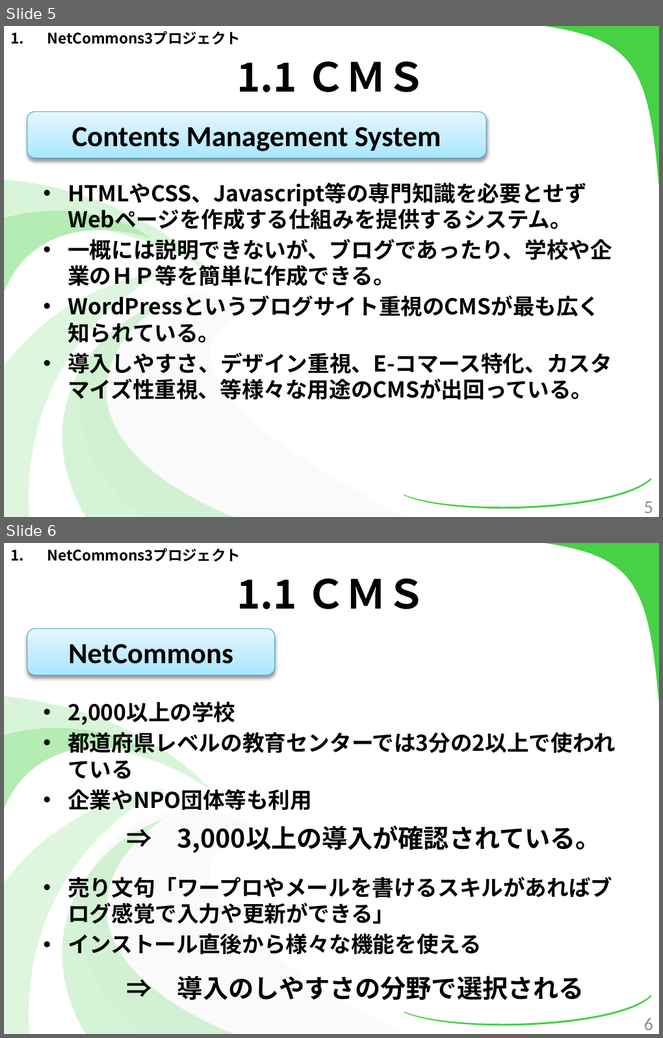
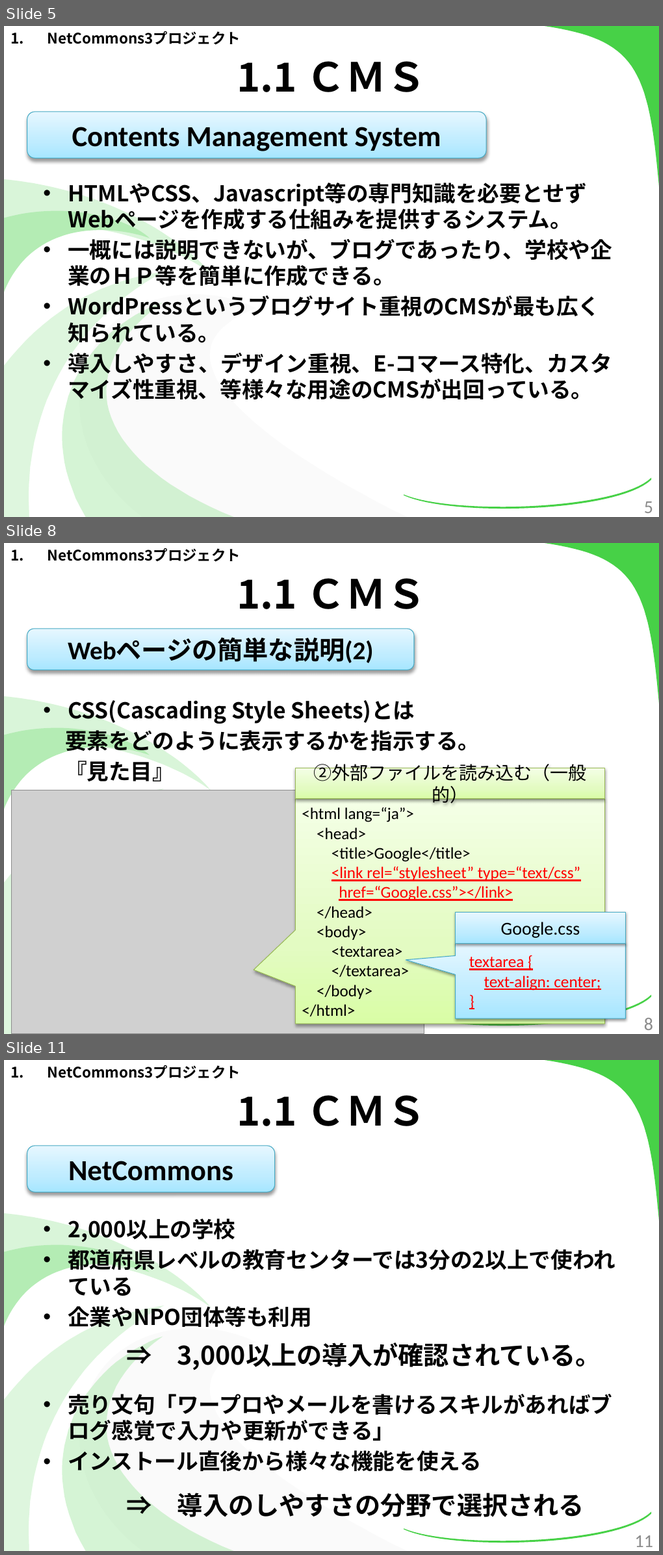
Before and after one commit to kotaro0717/Report-Management, a slide deck: PowerPoint/report_hokada.pptx. Shown one above the other, each under a label of ours: slides 5 and 6 before the commit, slides 5, 8 and 11 after it; the slides between them are not shown. The pictures are 663x1038 and 663x1555 pixels, drawn with LibreOffice and Linux fonts; fonts in the diff are those of the drawing; grey boxes stand for pictures. Boxes give left, top, right and bottom in pixels: in the first picture for what was removed or moved away, otherwise in the second. Text is boxed around its words. In the diff, an @@ line names an element or a change of style, - is before the commit and + after.

Commit message:
パワポWebページの説明追加中

```diff
--- a/PowerPoint/report_hokada.pptx
+++ b/PowerPoint/report_hokada.pptx
@@ slide 8 added at (4, 543, 659, 1034), background #FFFFFF; not listed: 7 template elements that a slide beside it also shows @@
@@ text added at (48, 548, 241, 562), 16 pt, text #000000, bold @@
+1. NetCommons3プロジェクト
@@ title added at (237, 578, 426, 609), 44 pt, text #000000, bold @@
+1.1 ＣＭＳ
@@ rounded rectangle added at (27, 629, 414, 670), fill gradient #A7E6FF to #C1EDFF to #E7F8FF, outline #46AAC5 0.75 pt, 28 pt, text #000000, bold @@
+Webページの簡単な説明(2)
@@ text added at (65, 700, 480, 782), 24 pt, text #000000, bold @@
+• CSS(Cascading Style Sheets)とは
+要素をどのように表示するかを指示する。
+『見た目』
@@ rectangle added at (296, 769, 605, 799), fill gradient #DAFDA7 to #E4FCC2 to #F5FFE7, outline #98B955 0.75 pt, 20 pt, text #000000 @@
+②外部ファイルを読み込む（一般的）
@@ picture added at (12, 791, 425, 1034) @@
@@ speech box added at (296, 799, 605, 1025), fill gradient #DAFDA7 to #E4FCC2 to #F5FFE7, outline #98B955 0.75 pt, 18 pt, text #000000 @@
+<html lang=“ja”>
+<head>
+<title>Google</title>
+<link rel=“stylesheet” type=“text/css”
+href=“Google.css”></link>
+</head>
+<body>
+<textarea>
+</textarea>
+</body>
+</html>
@@ rectangle added at (456, 913, 626, 943), fill gradient #A7E6FF to #C1EDFF to #E7F8FF, outline #46AAC5 0.75 pt, 20 pt, text #000000 @@
+Google.css
@@ speech box added at (456, 943, 626, 1019), fill gradient #A7E6FF to #C1EDFF to #E7F8FF, outline #46AAC5 0.75 pt, 18 pt, text #FF0000, underline @@
+textarea {
+text-align: center;
+}
@@ page number added at (644, 1018, 653, 1031), 20 pt, text #8C8C8C @@
+8
@@ what was slide 6 is now slide 11 @@
@@ page number at (635, 1536, 653, 1548): text changed @@
-6
+11
```
Also in this commit, not shown: 2 slides changed, 4 other slides added.
